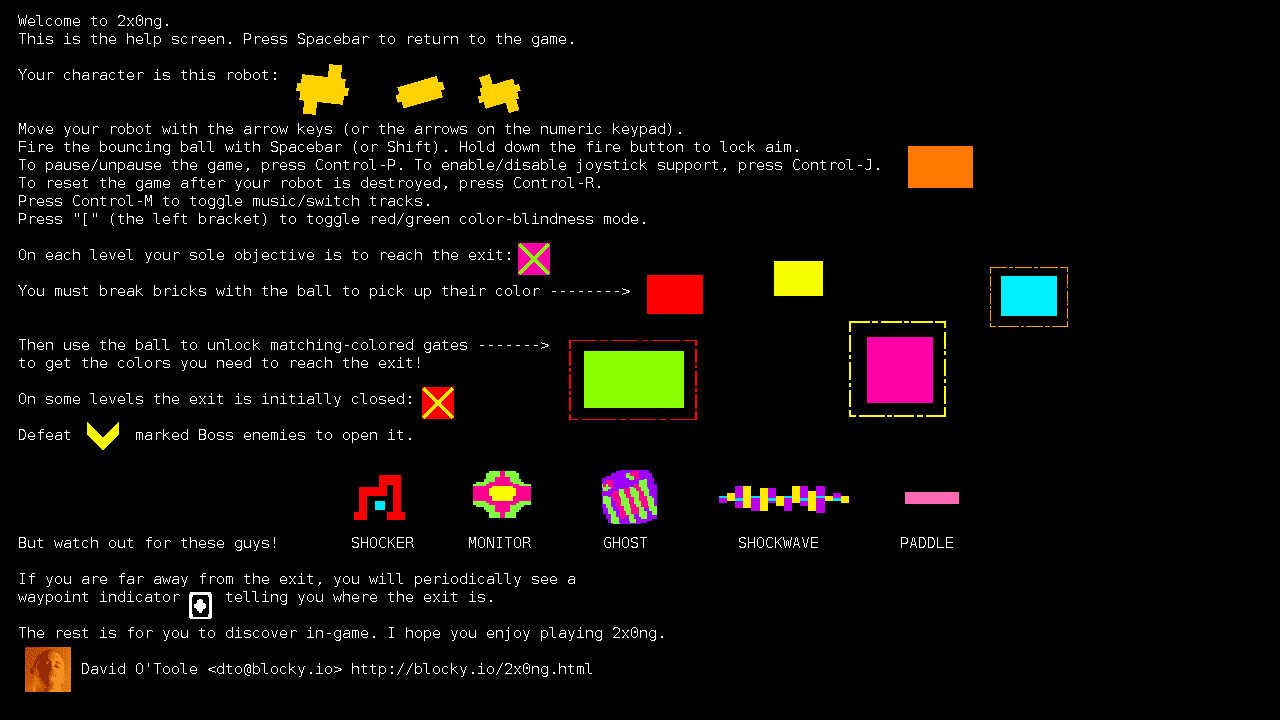
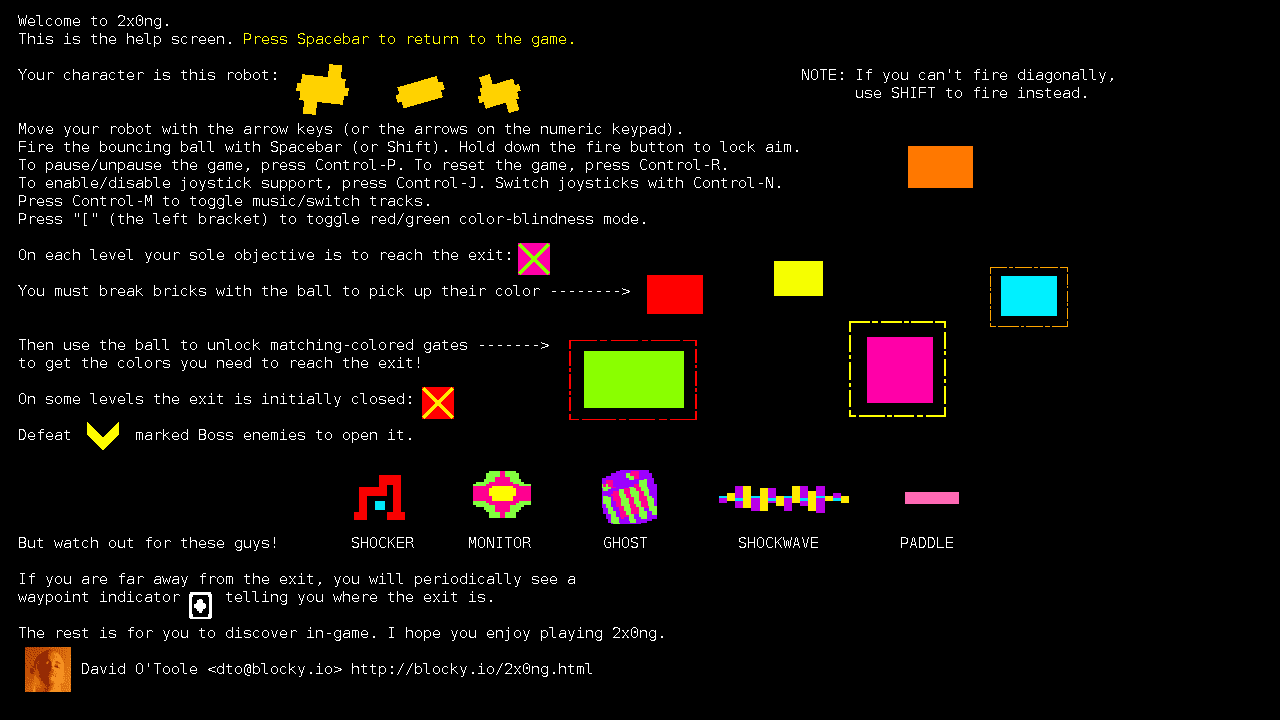
The second (1280, 720) image is a revision of the first. Changes to its layers:
added layer "color" (multiply) above "Pasted Layer" over (244, 33, 573, 47)
painted on "Welcome to 2x0ng. ..." over (46, 69, 1113, 191)
